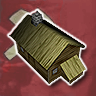
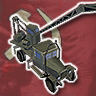
Two versions of the same layered image (96x96). Layer-by-layer changes:
added layer "K31 Crane" above "ZiS-5 Truck" over <box>10,3,96,93</box>
hid "Partisan Shack" over <box>9,11,86,84</box>
